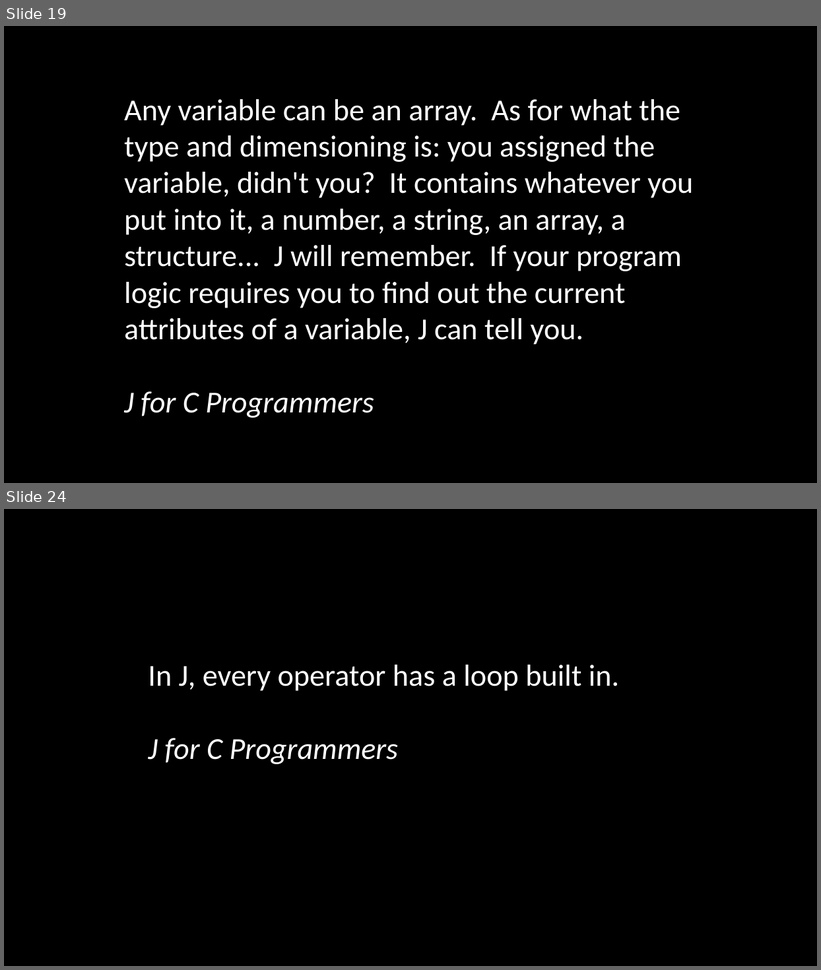
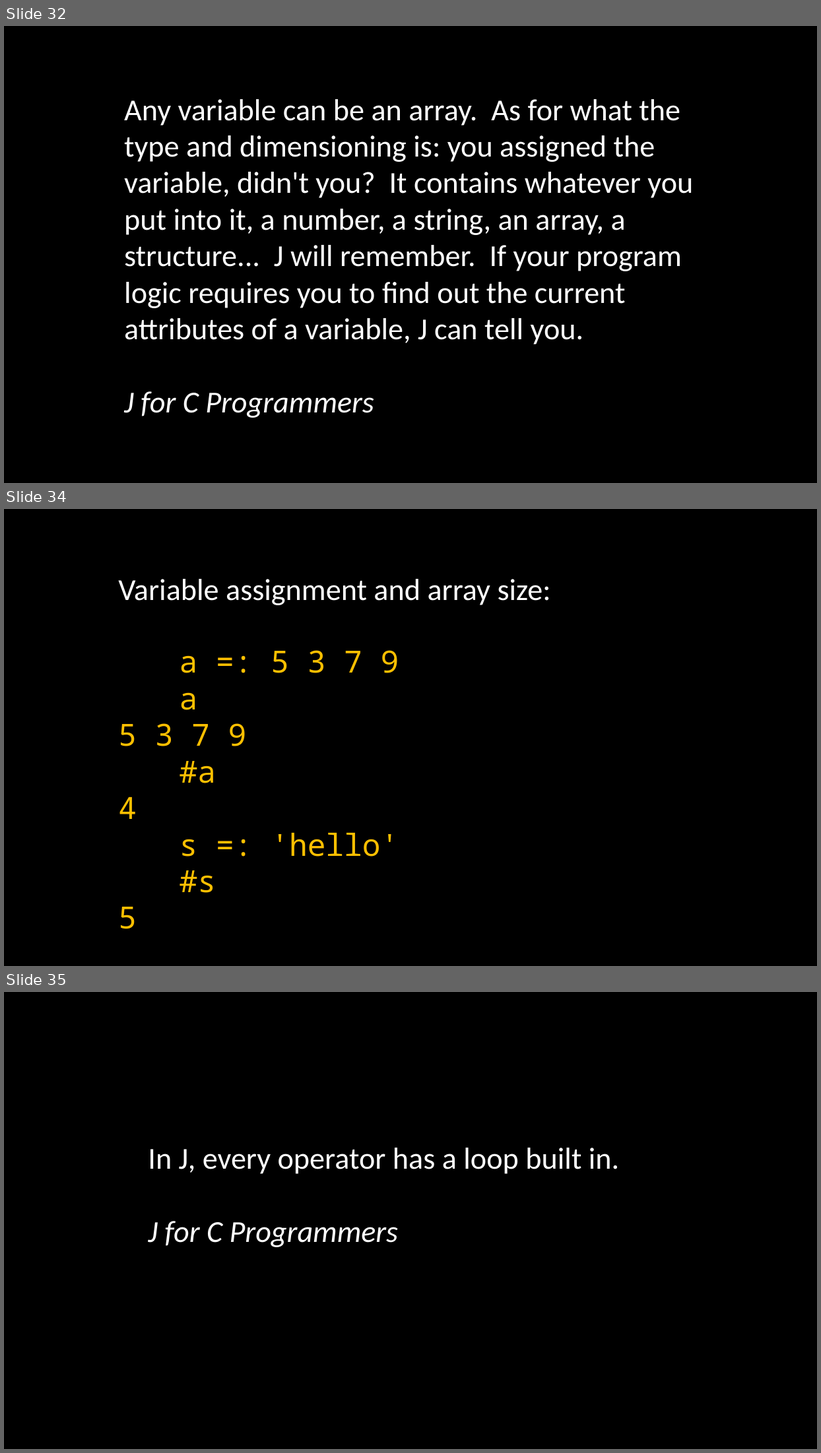
Before and after one commit to joshuaeckroth/zigzag, a slide deck: slides/zigzag.pptx. Shown one above the other, each under a label of ours: slides 19 and 24 before the commit, slides 32, 34 and 35 after it; the slides between them are not shown. The pictures are 821x970 and 821x1453 pixels, drawn with LibreOffice and Linux fonts; fonts in the diff are those of the drawing. Boxes give left, top, right and bottom in pixels: in the first picture for what was removed or moved away, otherwise in the second. Text is boxed around its words. In the diff, an @@ line names an element or a change of style, - is before the commit and + after.

```diff
--- a/slides/zigzag.pptx
+++ b/slides/zigzag.pptx
@@ slide 34 added at (4, 509, 817, 966), background #000000 @@
@@ text added at (118, 579, 551, 605), 36 pt, text #FFFFFF @@
+Variable assignment and array size:
@@ text added at (118, 650, 399, 929), 36 pt, text #FFC000 @@
+a =: 5 3 7 9
+a
+5 3 7 9
+#a
+4
+s =: 'hello'
+#s
+5
@@ what was slide 19 is now slide 32 @@
@@ what was slide 24 is now slide 35 @@
```
Also in this commit, not shown: 2 slides changed, 32 other slides added, 3 slides removed.
